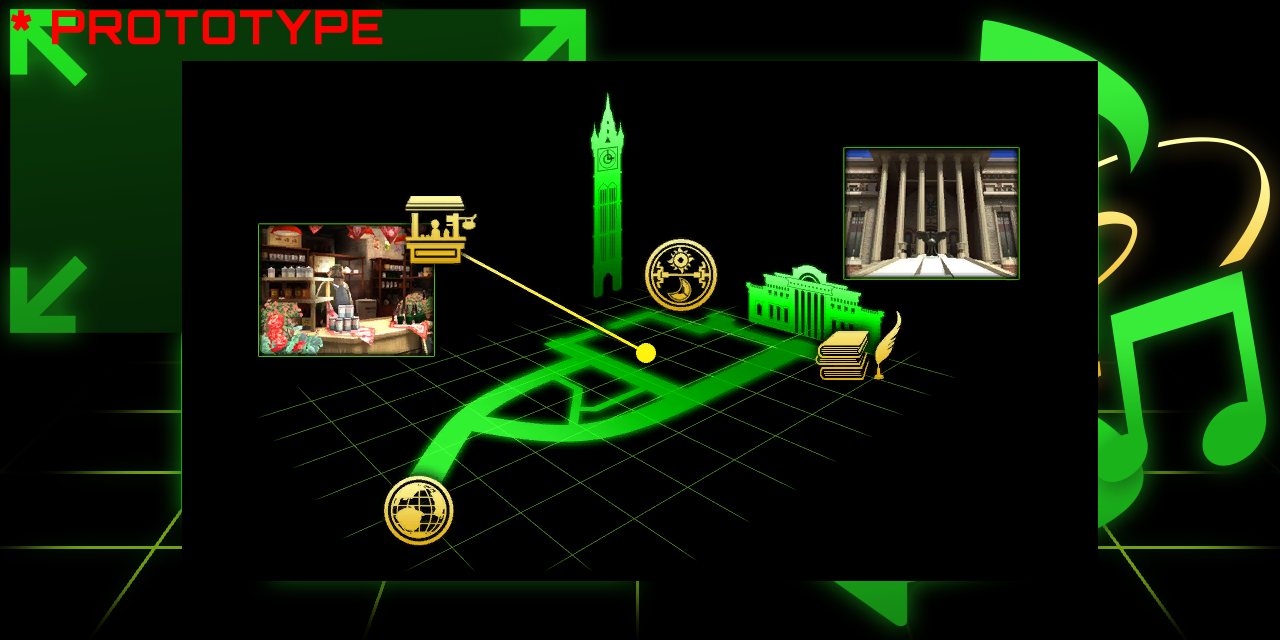
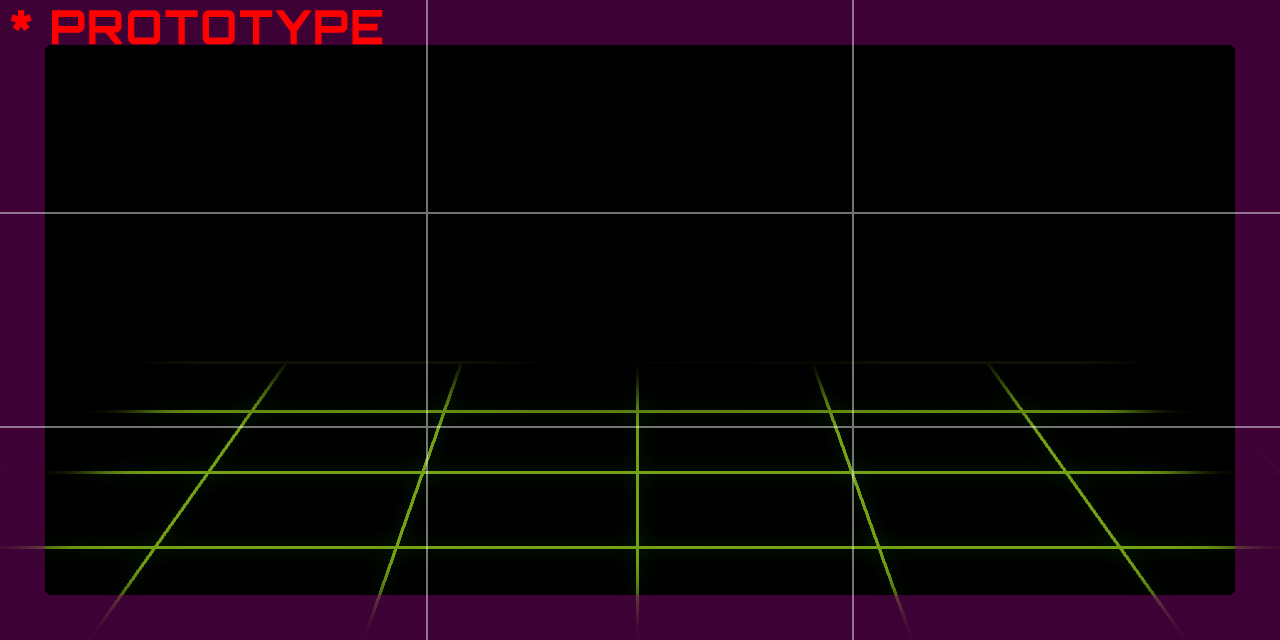
Two versions of the same layered image (1280x640). Layer-by-layer changes:
added group "Tools" with 4 layers above "▼▼ Your Content Here ▼▼" over [0, 0, 1280, 640]
moved "* PROTOTYPE" into group "Tools" over [10, 10, 383, 45]
added layer "-- THIRDS GUIDE --" (45%) in group "Tools" over [0, 0, 1280, 640]
added layer "-- SAFE ZONE --" (45%) in group "Tools" over [0, 0, 1280, 640]
hid group "Examples" (28 layers) over [10, 9, 1270, 627]
